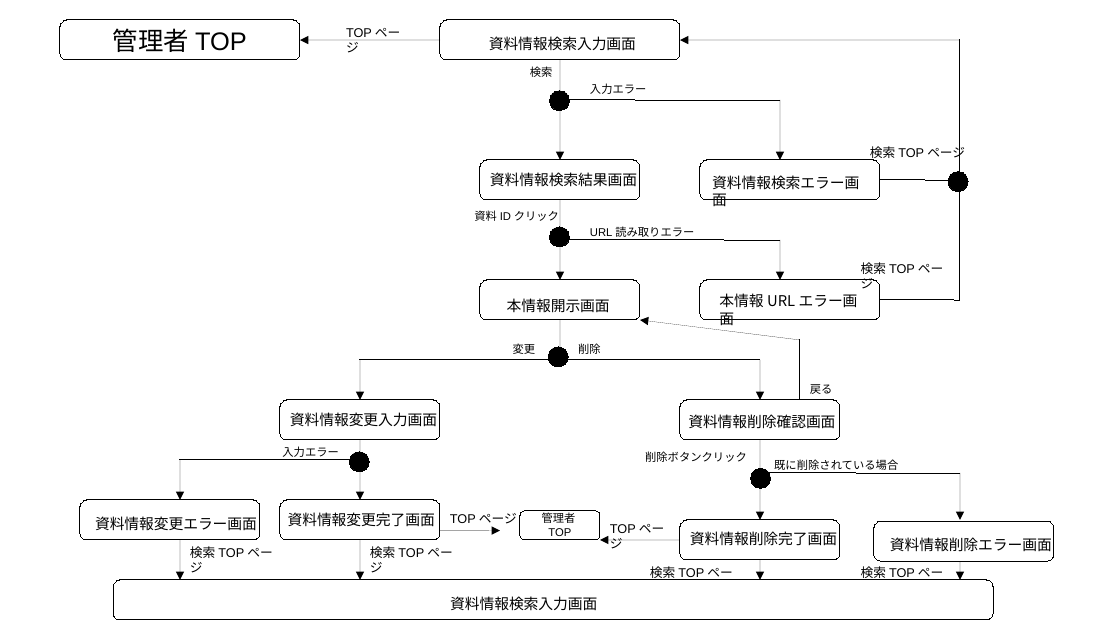
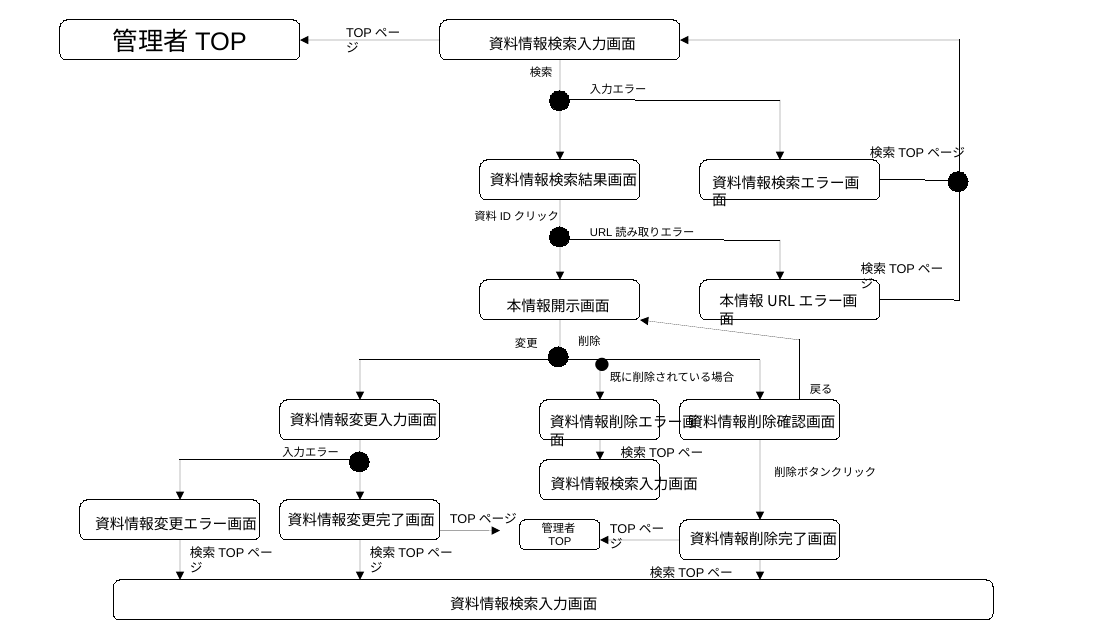
Before and after one commit to 2022java42-student018/document, a slide deck: slide 1 of 外部設計/資料検索/資料検索画像遷移図(004_200ver)金.odp. Drawn at 1120x630 pixels with LibreOffice and Linux fonts; fonts in the diff are those of the drawing. Boxes give left, top, right and bottom in pixels: in the first picture for what was removed or moved away, otherwise in the second. Text is boxed around its words. In the diff, an @@ line names an element or a change of style, - is before the commit and + after.

Commit message:
2022年5月20日　金 削除項目のエラー部分を表示させる順番の変更のため、資料検索画面レイアウト内の説明および資料検索画面遷移図の配置を更新しました。

```diff
--- a/外部設計/資料検索/資料検索画像遷移図(004_200ver)金.odp
+++ b/外部設計/資料検索/資料検索画像遷移図(004_200ver)金.odp
@@ text "削除" moved from (x1=578, y1=343, x2=601, y2=354) to (x1=578, y1=335, x2=601, y2=346) @@
@@ text "変更" moved from (x1=513, y1=343, x2=536, y2=354) to (x1=515, y1=337, x2=538, y2=348) @@
@@ text added at (x1=584, y1=351, x2=752, y2=382), 10.5 pt, text #000000 @@
+●
@@ text "既に削除されている場合" moved from (x1=774, y1=459, x2=898, y2=470) to (x1=610, y1=371, x2=734, y2=382) @@
@@ arrow moved from (960, 474) - (960, 520) to (601, 360) - (601, 400) @@
@@ text "資料情報削除エラー画面" rewrapped from (x1=890, y1=537, x2=1052, y2=552) to (x1=550, y1=412, x2=697, y2=431) @@
@@ rounded rectangle added at (x1=540, y1=400, x2=660, y2=440), fill #FFFFFF, outline #000000 0 pt @@
@@ arrow moved from (960, 561) - (960, 580) to (601, 440) - (601, 460) @@
@@ text "検索TOPページ" moved from (x1=861, y1=566, x2=886, y2=580) to (x1=621, y1=446, x2=646, y2=460) @@
@@ rounded rectangle added at (x1=540, y1=460, x2=660, y2=500), fill #FFFFFF, outline #000000 0 pt @@
@@ text added at (x1=551, y1=474, x2=698, y2=493), 10.5 pt, text #000000 @@
+資料情報検索入力画面
@@ ellipse removed at (x1=751, y1=469, x2=771, y2=489) @@
@@ line removed from (760, 474) to (960, 474) @@
@@ text "削除ボタンクリック" moved from (x1=645, y1=451, x2=747, y2=462) to (x1=774, y1=466, x2=876, y2=477) @@
@@ rounded rectangle "管理者TOP" moved from (x1=520, y1=511, x2=601, y2=541) to (x1=520, y1=520, x2=601, y2=550) @@
@@ rounded rectangle removed at (x1=874, y1=521, x2=1054, y2=561) @@
```
Also in this commit, not shown: 7 other files.
